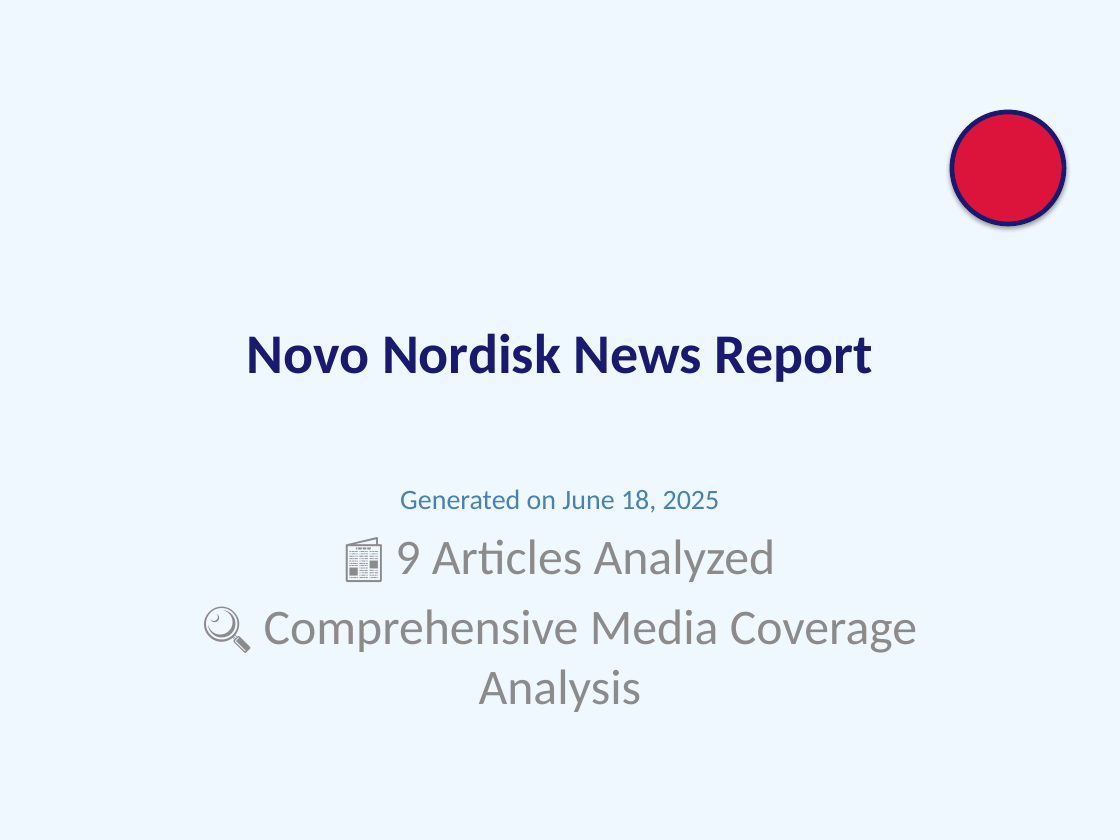
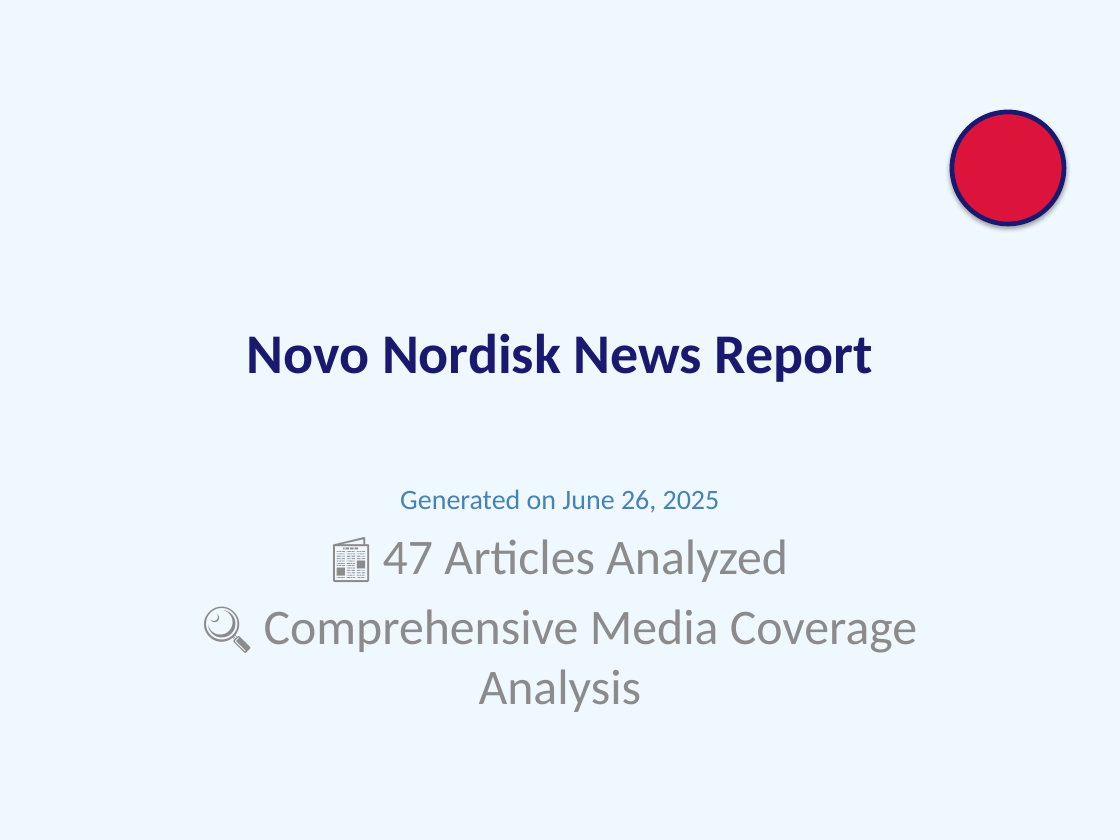
Before and after one commit to GriffinJolly/newsletter-generator, a slide deck: slide 1 of outputs/full_pipeline/Novo_Nordisk/ppt/Novo_Nordisk_consolidated_report.pptx. Drawn at 1120x840 pixels with LibreOffice and Linux fonts; fonts in the diff are those of the drawing. Boxes give left, top, right and bottom in pixels: in the first picture for what was removed or moved away, otherwise in the second. Text is boxed around its words. In the diff, an @@ line names an element or a change of style, - is before the commit and + after.

```diff
--- a/outputs/full_pipeline/Novo_Nordisk/ppt/Novo_Nordisk_consolidated_report.pptx
+++ b/outputs/full_pipeline/Novo_Nordisk/ppt/Novo_Nordisk_consolidated_report.pptx
@@ subtitle at [383,489,788,582]: text changed @@
-Generated on June 18, 2025
-📰 9 Articles Analyzed
+Generated on June 26, 2025
+📰 47 Articles Analyzed
```
Also in this commit, not shown: 13 other slides changed, 38 slides added, 8 other files.
